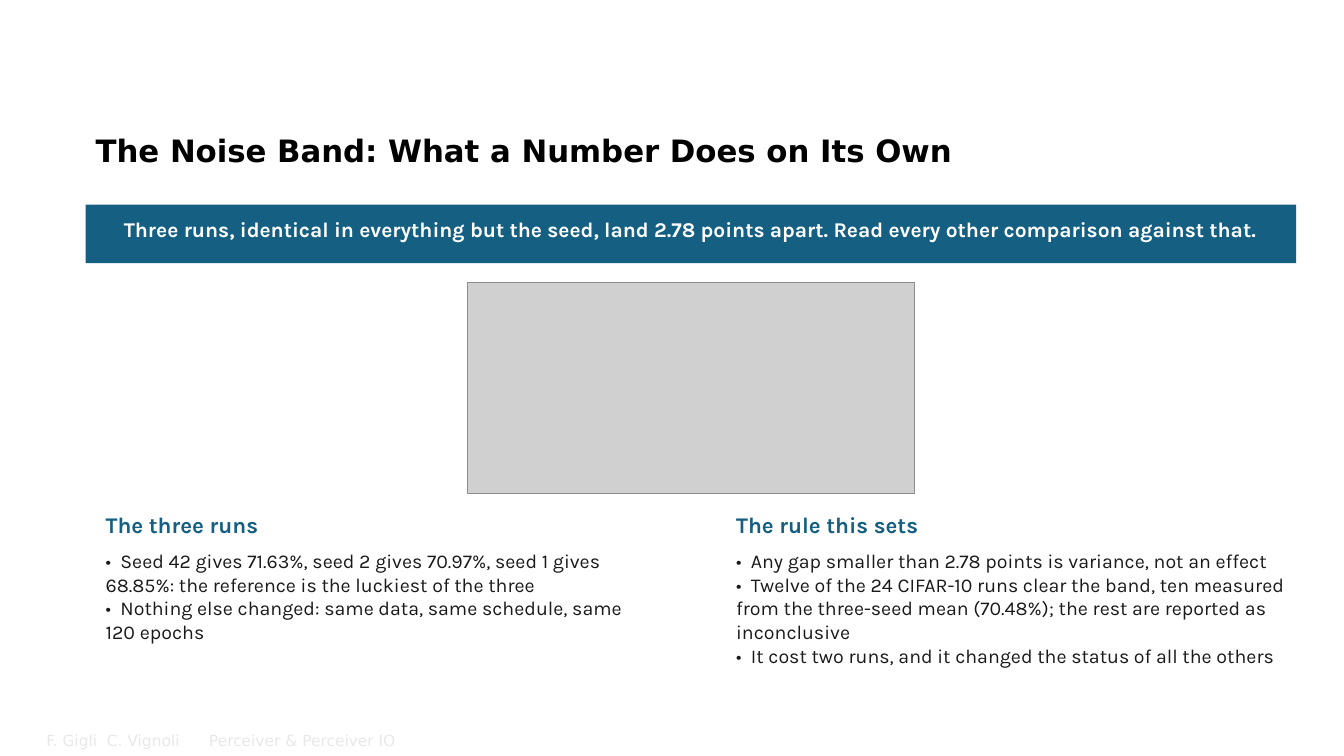
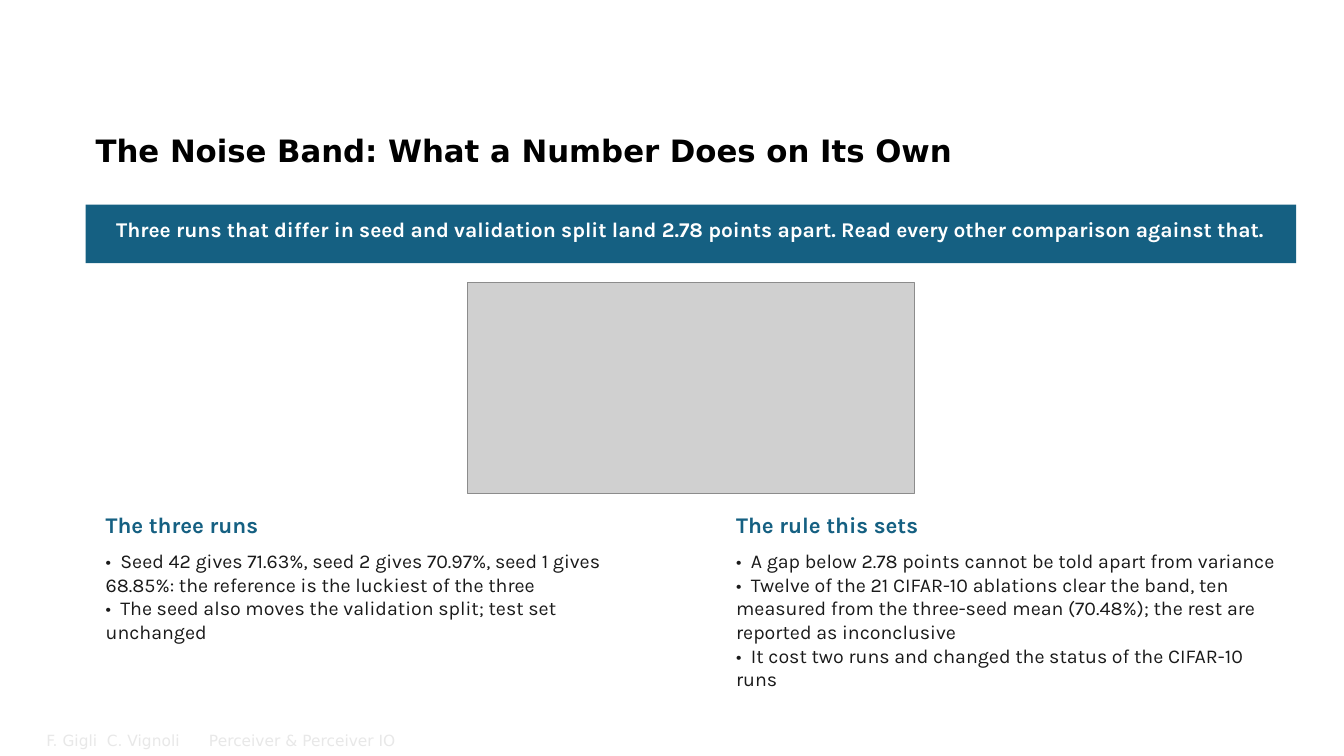
Before and after one commit to FrancescoGigli/Perceiver_project, a slide deck: slide 20 of sito/slide/Perceiver & Perceiver IO.pptx. Drawn at 1344x756 pixels with LibreOffice and Linux fonts; fonts in the diff are those of the drawing; grey boxes stand for pictures; background and template pictures are left out. Boxes give left, top, right and bottom in pixels: in the first picture for what was removed or moved away, otherwise in the second. Text is boxed around its words. In the diff, an @@ line names an element or a change of style, - is before the commit and + after.

Commit message:
Materiali allineati al codice e alla lezione rivista
Dispensa, deck beamer e deck PowerPoint, README e pagina iniziale dicono ora le stesse
cose della lezione, verificate su codice, log e PDF dei paper.

- Dispensa (220 pagine): cross-attention del nostro codice a 1 testa con d = 261
  (non 8 teste da 64), LayerNorm con radice di (sigma^2 + eps), residual del backward
  sommata a L' e non ai latenti normalizzati, init di default di PyTorch (niente Xavier),
  troncamento a +-2 sigma, Tab. 5 come "latent transformer essenziale", Tab. 6 completa,
  Fourier con frequenze equispaziate, Fig. 5 con i valori del grafico, Perceiver IO
  (84.5 con Fourier, patch audio, query da 1026, N e D non dichiarati), capitolo del
  progetto (e02 atteso per costruzione, seed che sposta lo split, CoLA in Matthews
  62.49/65.41, e23/e24/e27/e28 instabili, ModelNet40 senza banda, ResNet con la sua
  ricetta), riferimenti teorici (LSTM a 6 equazioni, LAMB, weight decay, dropout, He,
  equivarianza, softmax, flusso ottico e GLUE di IO).
- Beamer (41 pagine) e PowerPoint: stesse correzioni in inglese, formula del trust
  ratio, otto figure rigenerate da _diag/figure_risultati42.py (run instabili marcate,
  seed e split, ricette diverse, CoLA in Matthews); nuovo anello
  _diag/allinea_rev_20260927.py per il PowerPoint.
- README, progetto/README e pagina iniziale: numeri e cautele aggiornati (42 run su 42,
  59 voci di glossario, 41 pagine del deck, 220 della dispensa).
- Lezione: backward della LayerNorm, self-attention equivariante, e27 fra le run instabili.

```diff
--- a/sito/slide/Perceiver & Perceiver IO.pptx
+++ b/sito/slide/Perceiver & Perceiver IO.pptx
@@ text at (116, 222, 1263, 243): text changed @@
-Three runs, identical in everything but the seed, land 2.78 points apart. Read every other comparison against that.
+Three runs that differ in seed and validation split land 2.78 points apart. Read every other comparison against that.
@@ text at (736, 554, 1274, 686): text changed @@
-• Any gap smaller than 2.78 points is variance, not an effect
-• Twelve of the 24 CIFAR-10 runs clear the band, ten measured from the three-seed mean (70.48%); the rest are reported as inconclusive
-• It cost two runs, and it changed the status of all the others
+• A gap below 2.78 points cannot be told apart from variance
+• Twelve of the 21 CIFAR-10 ablations clear the band, ten measured from the three-seed mean (70.48%); the rest are reported as inconclusive
+• It cost two runs and changed the status of the CIFAR-10 runs
@@ text at (106, 601, 556, 644): text changed @@
-• Nothing else changed: same data, same schedule, same 120 epochs
+• The seed also moves the validation split; test set unchanged
```
Also in this commit, not shown: 25 other slides changed, 18 other files.
